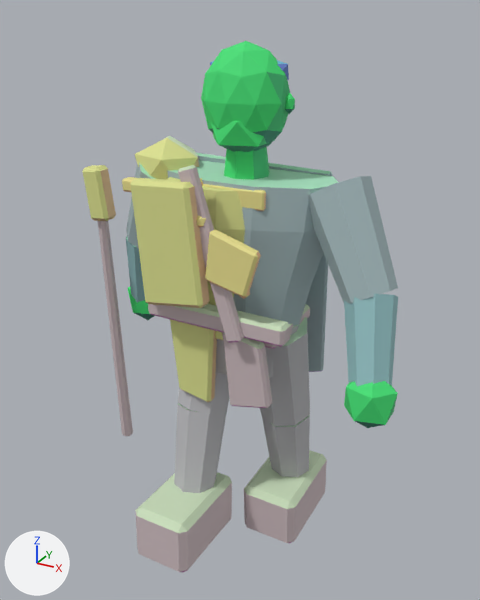
The glTF model assets/exports/npc/npc_raider_up_r_v01.glb: old version first, new version second.
Before and after are seen from a 50 mm camera at (1.12, -2.09, 2.13) aimed at (-0.01, -0.03, 1.1). Arrows for +X, +Y and +Z are at lower left; the lights stay in place. The first picture is the older version. Vertices at exactly the same position are counted once.

Before the edit, the objects in view are built like this:
```python
me_geo_npc_raider_up_r_v01 = bpy.data.meshes.new('GEO_npc_raider_up_r_v01')
me_geo_npc_raider_up_r_v01.from_pydata(...)  # 808 vertices, 1452 faces; spans x -0.73..0.68, y -0.48..0.34, z -0.01..2.03
me_geo_npc_raider_up_r_v01.materials.append(mat_mat_npc_indexed)
ob_geo_npc_raider_up_r_v01 = bpy.data.objects.new('GEO_npc_raider_up_r_v01', me_geo_npc_raider_up_r_v01)
ob_geo_npc_raider_up_r_v01.location = (0.0, 0.0, 0.0)
```
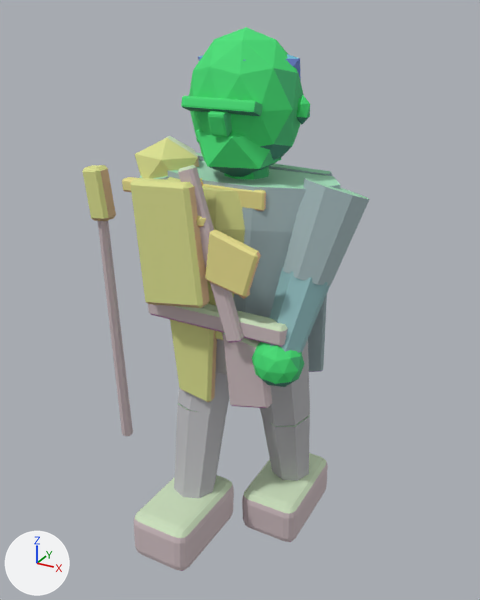
Edits to the bpy script that builds the scene:
```text
Change me_geo_npc_raider_up_r_v01:
    used by ob_geo_npc_raider_up_r_v01; location = (0.0, 0.0, 0.0)
    remove me_geo_npc_raider_up_r_v01.from_pydata(...)  # 808 vertices, 1452 faces; spans x -0.73..0.68, y -0.48..0.34, z -0.01..2.03
    add me_geo_npc_raider_up_r_v01.from_pydata(...)  # 1136 vertices, 2096 faces; spans x -0.73..0.46, y -0.49..0.35, z 0.0..2.07
    me_geo_npc_raider_up_r_v01 part 1: the loose piece of 16 vertices spanning x -0.65..-0.43, y -0.01..0.2, z 0.9..1.27 is multiplied about its middle by the matrix ((0.887, -0.004, -0.314), (-0.007, 0.941, -0.029), (0.314, 0.03, 0.886)), then moved by (0.29, 0.01, 0.04)
    me_geo_npc_raider_up_r_v01 part 2: the loose piece of 16 vertices spanning x 0.43..0.65, y -0.29..0.0, z 0.91..1.28 is multiplied about its middle by the matrix ((0.713, 0.602, -0.007), (-0.602, 0.712, -0.027), (-0.012, 0.025, 0.933)), then moved by (-0.28, 0.0, 0.04)
    me_geo_npc_raider_up_r_v01 part 3: a new loose piece, an icosphere of 80 faces spanning x 0.16..0.34, y -0.31..-0.14, z 0.9..1.08, in mat_mat_npc_indexed
    me_geo_npc_raider_up_r_v01 part 4: a new loose piece, an icosphere of 80 faces spanning x -0.2..0.2, y -0.19..0.17, z 1.58..2.07, in mat_mat_npc_indexed
    me_geo_npc_raider_up_r_v01 part 5: a new loose piece, an icosphere of 20 faces spanning x -0.15..0.15, y -0.19..0.08, z 1.57..1.81, in mat_mat_npc_indexed
    me_geo_npc_raider_up_r_v01 part 6: a new loose piece, an icosphere of 20 faces spanning x 0.182..0.235, y -0.025..0.017, z 1.769..1.866, in mat_mat_npc_indexed
    me_geo_npc_raider_up_r_v01 part 7: a new loose piece, an icosphere of 20 faces spanning x -0.18..0.18, y -0.13..0.16, z 1.85..2.02, in mat_mat_npc_indexed
    me_geo_npc_raider_up_r_v01 part 8: the loose piece of 24 vertices spanning x -0.26..-0.01, y -0.48..-0.08, z 0.06..0.32 is rebuilt with 96 vertices and now spans x -0.26..0.0, y -0.49..-0.07, z 0.08..0.29
    me_geo_npc_raider_up_r_v01 part 9: the loose piece of 24 vertices spanning x 0.01..0.26, y -0.06..0.34, z -0.01..0.24 is rebuilt with 96 vertices and now spans x 0.0..0.26, y -0.07..0.35, z 0.0..0.22
    me_geo_npc_raider_up_r_v01 part 10: the loose piece of 16 vertices spanning x 0.24..0.59, y -0.16..0.11, z 1.19..1.63 is rebuilt with 16 vertices and now spans x 0.19..0.46, y -0.17..0.12, z 1.24..1.61
    me_geo_npc_raider_up_r_v01 part 11: a new loose piece of 56 vertices spanning x -0.14..0.14, y -0.21..-0.15, z 1.81..1.86, in mat_mat_npc_indexed
    me_geo_npc_raider_up_r_v01 part 12: a new loose piece of 56 vertices spanning x -0.03..0.03, y -0.22..-0.15, z 1.74..1.83, in mat_mat_npc_indexed
    me_geo_npc_raider_up_r_v01 part 13: 7 loose pieces with 88 vertices, spanning x -0.68..0.68, y -0.3..0.21, z 0.81..1.99, are deleted
    me_geo_npc_raider_up_r_v01 part 14: 8 vertices moved from x -0.07..0.07, y -0.07..0.07, z 1.7 to x -0.07..0.07, y -0.07..0.07, z 1.66; 42 vertices removed from x -0.15..0.15, y -0.15..0.13, z 1.65..2.03
    other edits to the shape of me_geo_npc_raider_up_r_v01 do not show in these pictures
```

What differs and where, as boxes [x1, y1, x2, y2] in the pictures (480 x 600 px; the box of a moved part takes in the faces that stretch with it):
'GEO_npc_raider_up_r_v01', reshaped (9% narrower): before [82, 41, 398, 573]; after [82, 27, 369, 571]
part 1 of me_geo_npc_raider_up_r_v01, moved or reshaped (not visible afterwards): before [126, 237, 145, 303]
part 2 of me_geo_npc_raider_up_r_v01, moved or reshaped: before [344, 294, 398, 386]; after [269, 268, 330, 353]
part 3 of me_geo_npc_raider_up_r_v01, added (green): after [252, 342, 304, 387]
part 4 of me_geo_npc_raider_up_r_v01, added (green): after [189, 27, 304, 171]
part 5 of me_geo_npc_raider_up_r_v01, added (green): after [196, 130, 281, 177]
part 6 of me_geo_npc_raider_up_r_v01, added: after [297, 95, 310, 124]
part 7 of me_geo_npc_raider_up_r_v01, added: after [198, 54, 301, 81]
part 8 of me_geo_npc_raider_up_r_v01, rebuilt: before [135, 472, 232, 573]; after [134, 475, 234, 571]
part 9 of me_geo_npc_raider_up_r_v01, rebuilt: before [244, 450, 327, 543]; after [242, 453, 328, 542]
part 10 of me_geo_npc_raider_up_r_v01, rebuilt (15% shorter): before [308, 176, 398, 303]; after [283, 178, 369, 286]
part 11 of me_geo_npc_raider_up_r_v01, added (green): after [181, 96, 263, 116]
part 12 of me_geo_npc_raider_up_r_v01, added (green): after [208, 111, 232, 137]
part 13 of me_geo_npc_raider_up_r_v01, deleted: before [126, 60, 398, 428]
part 14 of me_geo_npc_raider_up_r_v01, built on (mostly hidden afterwards): before [201, 41, 290, 180]; after [224, 167, 270, 180]
